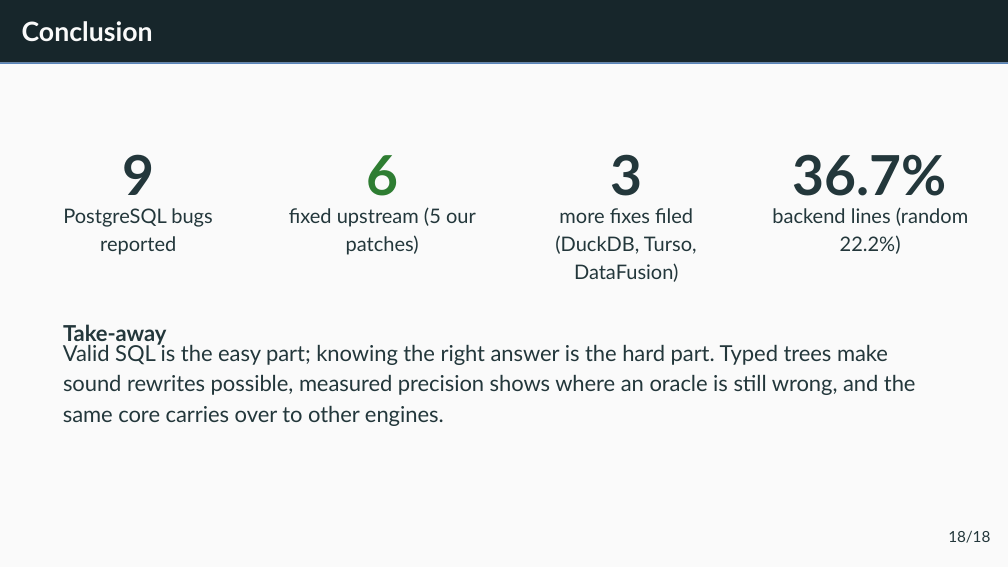
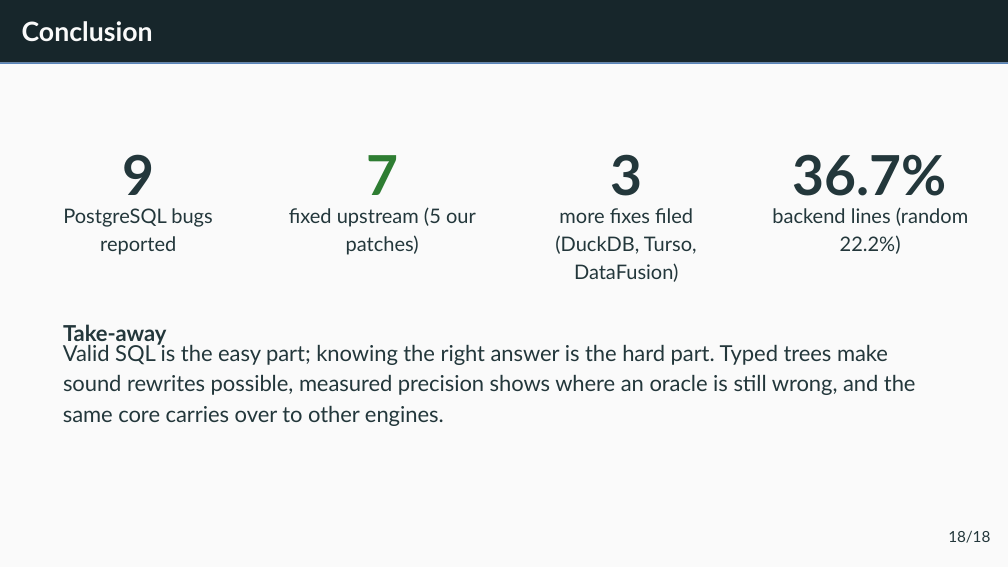
Before and after one commit to v28k/cs5187-term-project, a slide deck: slide 23 of completion/slides/final_presentation.pptx. Drawn at 1008x567 pixels with LibreOffice and Linux fonts; fonts in the diff are those of the drawing. Boxes give left, top, right and bottom in pixels: in the first picture for what was removed or moved away, otherwise in the second. Text is boxed around its words. In the diff, an @@ line names an element or a change of style, - is before the commit and + after.

```diff
--- a/completion/slides/final_presentation.pptx
+++ b/completion/slides/final_presentation.pptx
@@ text at box(366, 155, 398, 195): text changed @@
-6
+7
```
Also in this commit, not shown: 3 other slides changed, 33 other files.
